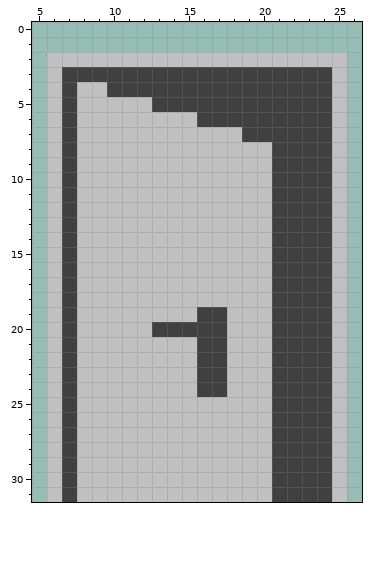
A pixel-art sprite gets an edit: icons/Tuer2_Offen.png. The first picture shows the starting point.
The file is 32x32 pixels. Shown: x 5..26, y 0..31.
And afterwards:
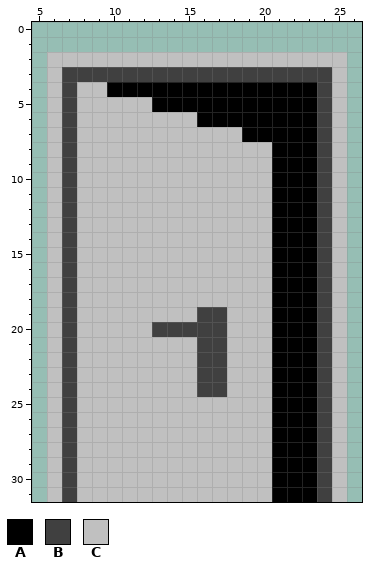
Palette (. is transparent): A #000000  B #404040  C #c0c0c0
Changes in this commit:
The author changed colour B to colour A in row 4 at x 10 to 23; in row 5 at x 13 to 23; in row 6 at x 16 to 23; in row 7 at x 19 to 23; in rows 8 to 31 at x 21 to 23.
Changed places in both pictures, as pixel boxes (x1, y1, x2, y2):
changed: (107, 82, 317, 502)
